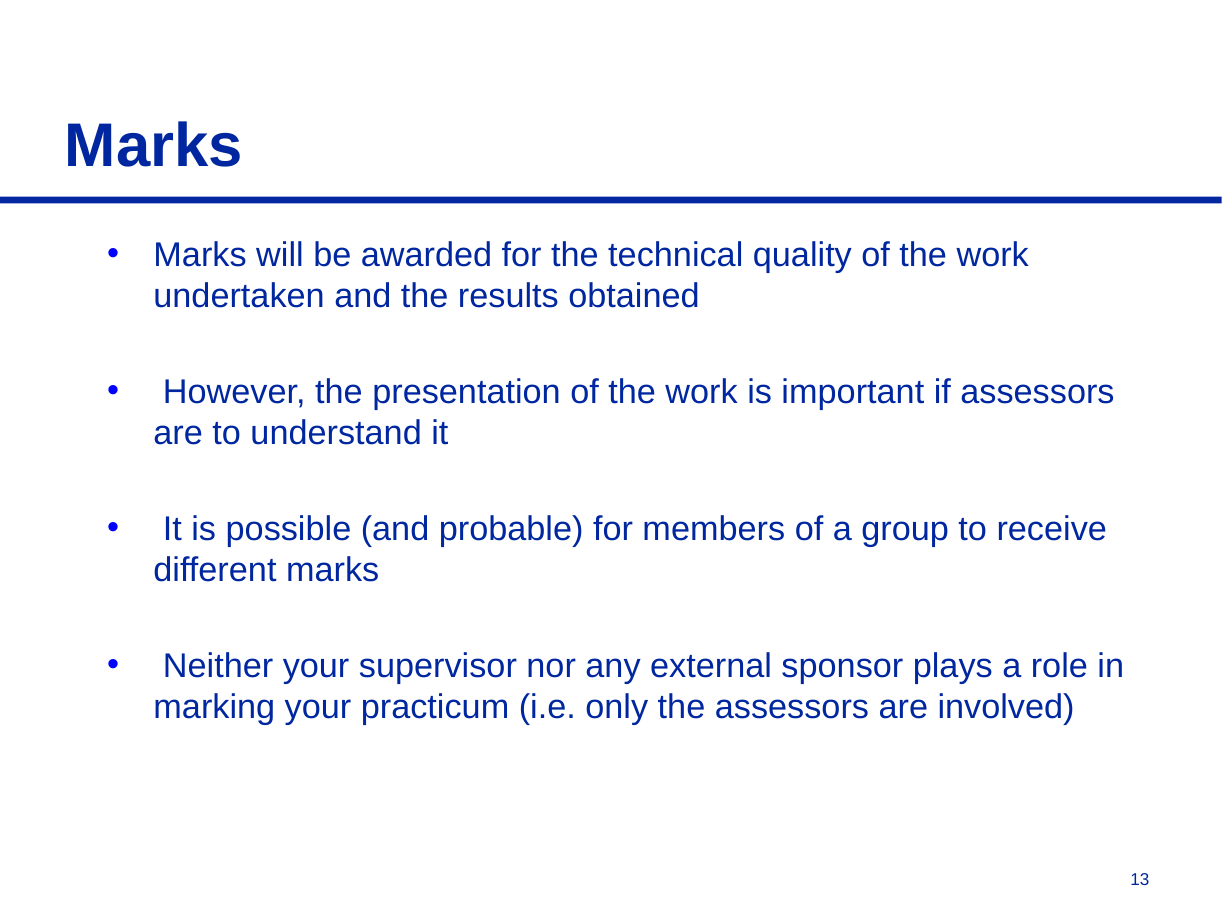
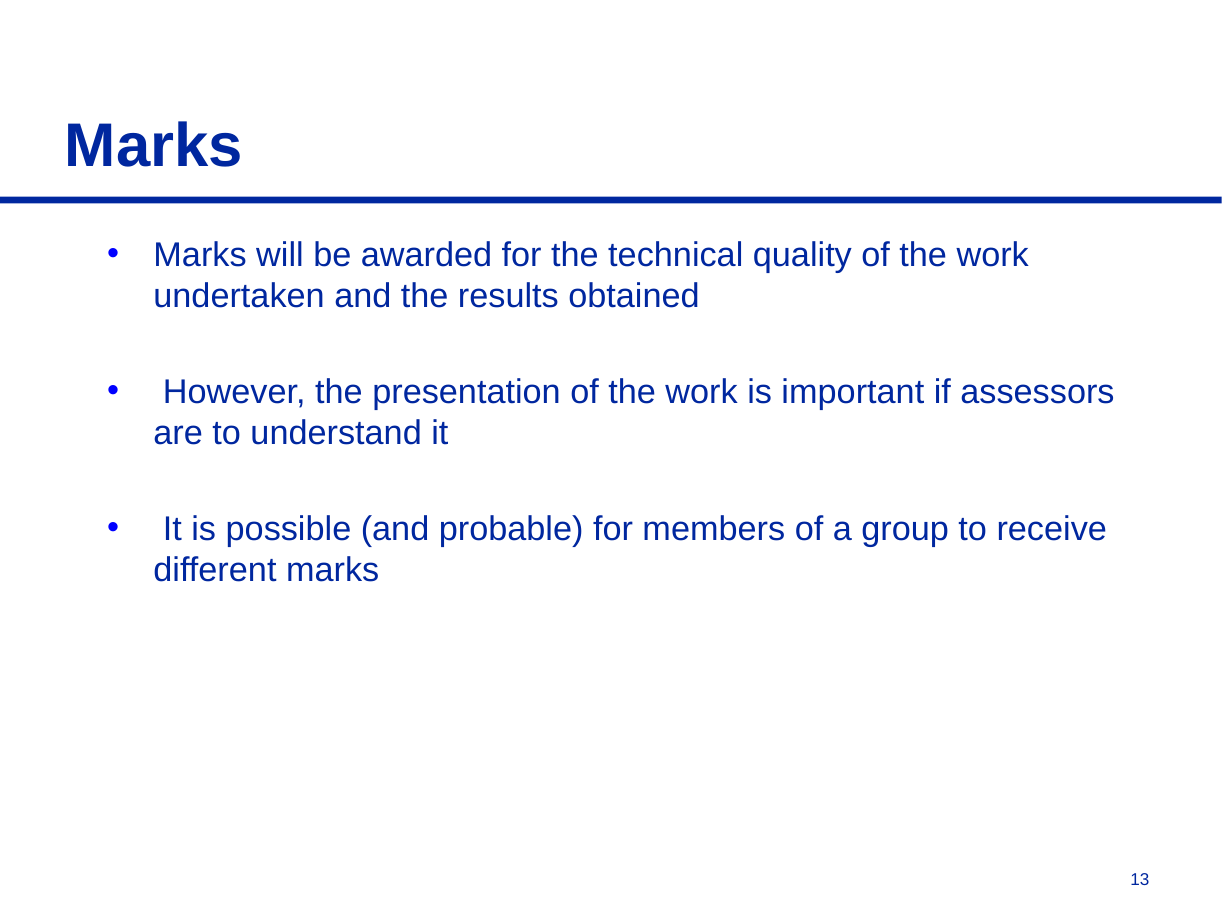
Before and after one commit to nageshkumar-gh/visual-charts-qa-model, a slide deck: slide 13 of docs/Useful docs/Practicum Presentation.pptx. Drawn at 1232x924 pixels with LibreOffice and Linux fonts; fonts in the diff are those of the drawing. Boxes give left, top, right and bottom in pixels: in the first picture for what was removed or moved away, otherwise in the second. Text is boxed around its words. In the diff, an @@ line names an element or a change of style, - is before the commit and + after.

```diff
--- a/docs/Useful docs/Practicum Presentation.pptx
+++ b/docs/Useful docs/Practicum Presentation.pptx
@@ text at [153, 652, 1124, 724]: paragraph removed @@
-• Neither your supervisor nor any external sponsor plays a role in marking your practicum (i.e. only the assessors are involved)
```
Also in this commit, not shown: 6 other slides changed.
